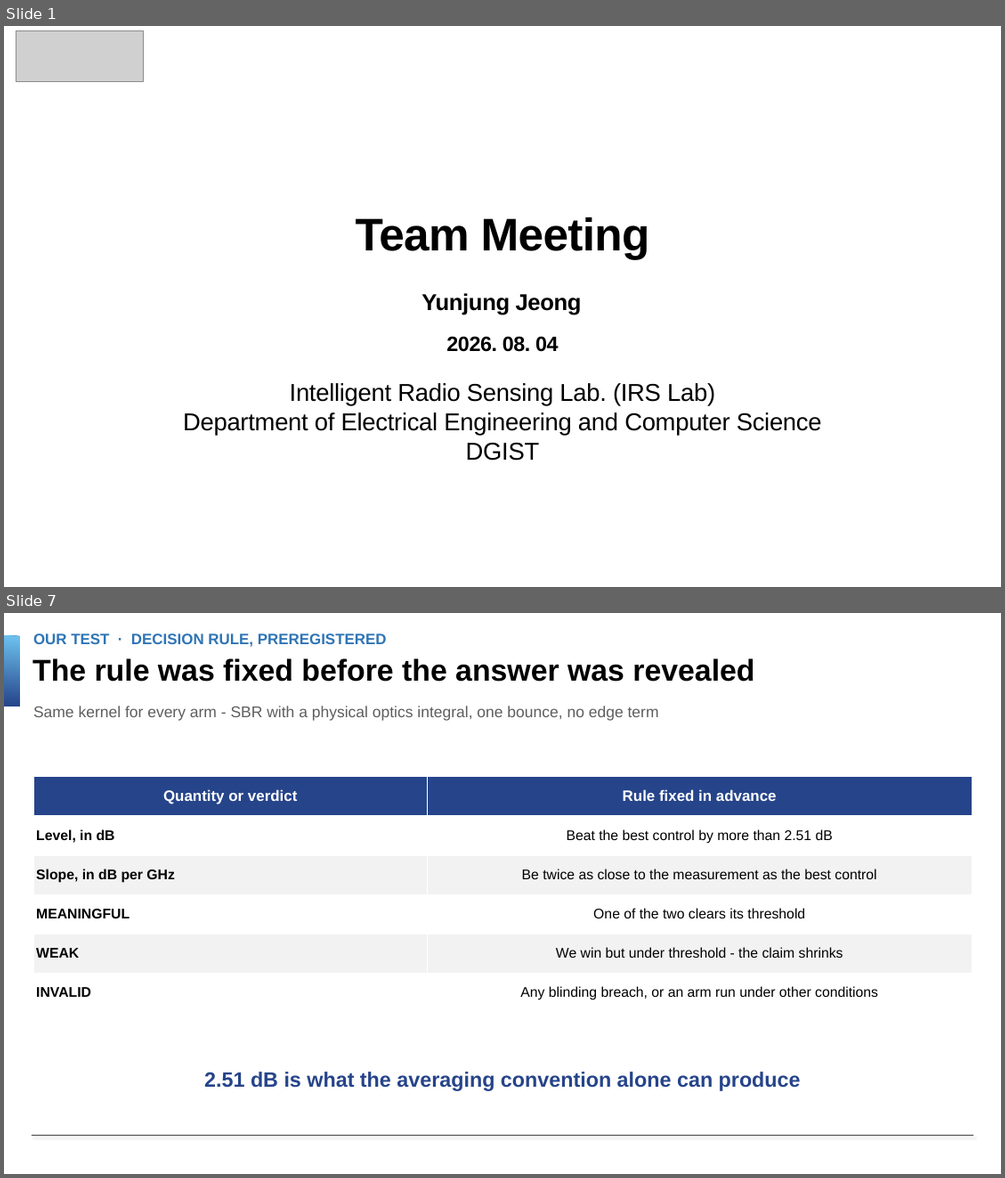
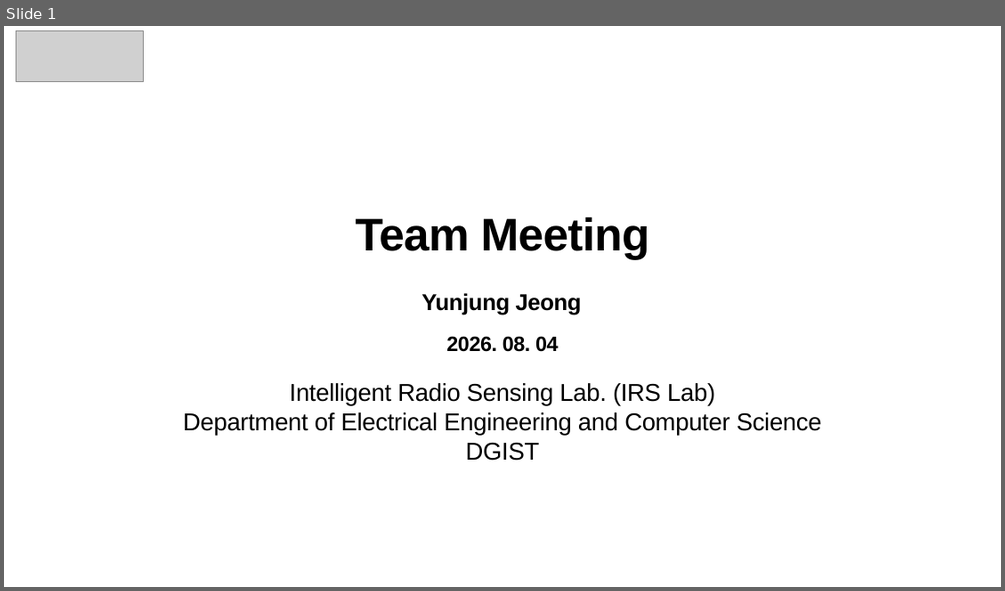
Before and after one commit to Dkor-1/sionna2, a slide deck: decks/teammeeting_0804_v3.pptx. Shown one above the other, each under a label of ours: slides 1 and 7 before the commit, slide 1 after it; the slides between them are not shown. The pictures are 1005x1178 and 1005x591 pixels, drawn with LibreOffice and Linux fonts; fonts in the diff are those of the drawing; grey boxes stand for pictures; background and template pictures are left out. Boxes give left, top, right and bottom in pixels: in the first picture for what was removed or moved away, otherwise in the second. Text is boxed around its words. In the diff, an @@ line names an element or a change of style, - is before the commit and + after.

```diff
--- a/decks/teammeeting_0804_v3.pptx
+++ b/decks/teammeeting_0804_v3.pptx
@@ slide 7 removed at box(4, 613, 1001, 1174), background #FFFFFF @@
@@ rectangle removed at box(4, 636, 19, 706) @@
@@ text removed at box(33, 633, 387, 647) @@
-OUR TEST · DECISION RULE, PREREGISTERED
@@ text removed at box(32, 658, 754, 682) @@
-The rule was fixed before the answer was revealed
@@ text removed at box(33, 706, 659, 721) @@
-Same kernel for every arm - SBR with a physical optics integral, one bounce, no edge term
@@ table removed at box(33, 777, 971, 1012), 6 rows, 2 columns @@
-Quantity or verdict | Rule fixed in advance
-Level, in dB | Beat the best control by more than 2.51 dB
-Slope, in dB per GHz | Be twice as close to the measurement as the best control
-MEANINGFUL | One of the two clears its threshold
-WEAK | We win but under threshold - the claim shrinks
-INVALID | Any blinding breach, or an arm run under other conditions
@@ text removed at box(204, 1071, 801, 1091) @@
-2.51 dB is what the averaging convention alone can produce
@@ line removed from (32, 1135) to (973, 1135) @@
```
Also in this commit, not shown: 6 slides added, 9 other slides removed, 3 other files.
